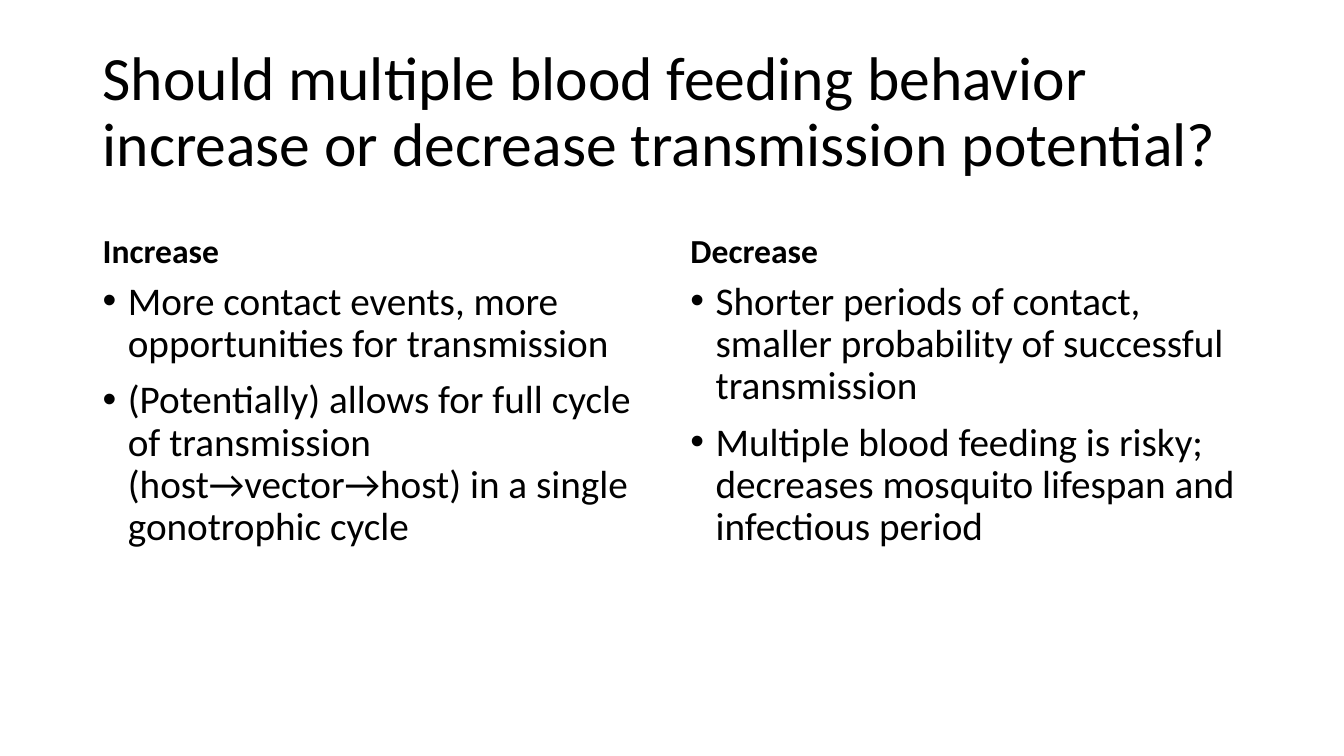
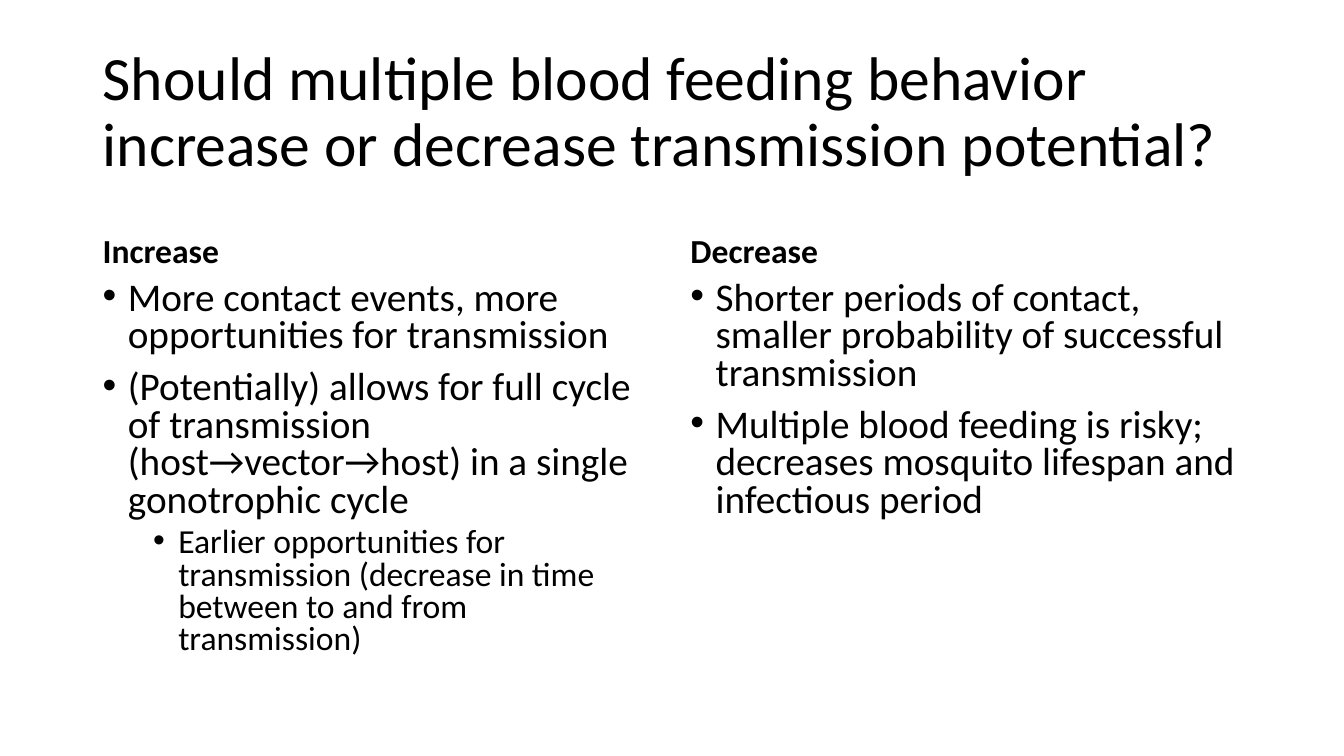
Before and after one commit to kydahl/MBF_models, a slide deck: slide 4 of presentations/Multiple blood feeding case studies.pptx. Drawn at 1344x756 pixels with LibreOffice and Linux fonts; fonts in the diff are those of the drawing. Boxes give left, top, right and bottom in pixels: in the first picture for what was removed or moved away, otherwise in the second. Text is boxed around its words. In the diff, an @@ line names an element or a change of style, - is before the commit and + after.

```diff
--- a/presentations/Multiple blood feeding case studies.pptx
+++ b/presentations/Multiple blood feeding case studies.pptx
@@ text at box(128, 286, 631, 520): line spacing 0.9 to 0.8 @@
@@ text "Shorter periods of contact, smaller ..." at box(716, 283, 1235, 520): line spacing 0.9 to 0.8 @@
@@ text at box(178, 529, 594, 655): paragraph added @@
+  • Earlier opportunities for transmission (decrease in time between to and from transmission)
```
Also in this commit, not shown: 5 other slides changed, 3 slides added, 1 slide removed, 2 other files.
